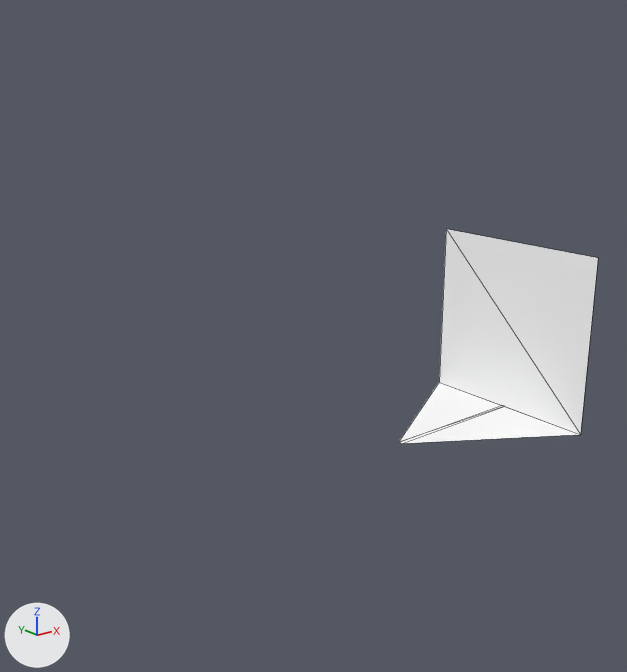
The glTF model models/divider.glb, before and after one commit.
Before and after are seen from a camera (50 mm lens) standing at (-16.15, -2.61, 7.86) and looking at (-6.05, 10.02, 2.81). Arrows for +X, +Y and +Z are at lower left; the lights stay in place. Mesh edges are drawn as thin lines. Where no turn or scale is listed for an object, it has been applied to the vertices. Vertices at the same position are counted once.

In view in the first picture: 'Divider.main.evolution'.
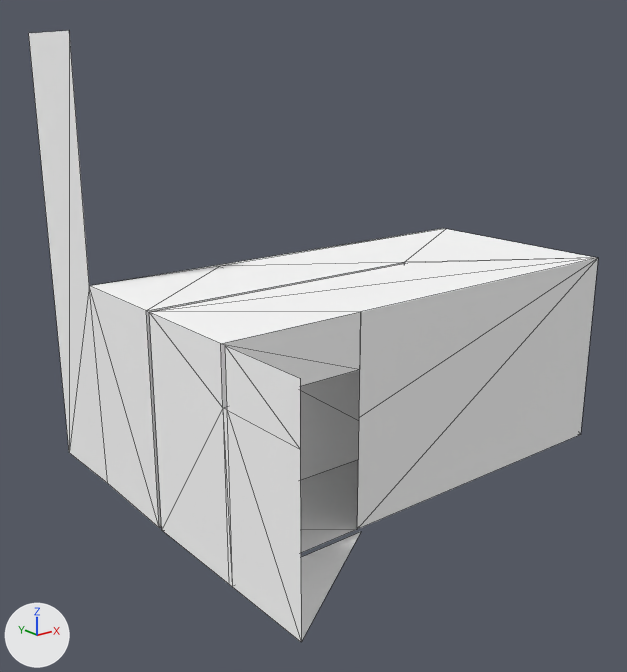
Where the change shows, as pixel boxes [x1, y1, x2, y2] in the pictures (627 x 672 px):
'Divider.main.evolution', reshaped (185% wider, 183% taller): before [399, 229, 598, 444]; after [29, 31, 598, 642]
part 1 of me_room_009, added: after [29, 31, 598, 642]

Patch to the scene script:
```diff
--- a/models/divider.glb.py
+++ b/models/divider.glb.py
@@ mat_wall_material_light_text @@
+mat_wall_material_light_text = principled_material('Wall_material.light.text')
+mat_wall_material_light_text.base_color = (1.0, 1.0, 1.0)  # white #ffffff
+mat_wall_material_light_text.roughness = 0.864
@@ me_room_009 @@
 # used by ob_divider_main_evolution; location = (-8.5, 7.55, 0.0)
-me_room_009.from_pydata(...)  # 8 vertices, 6 faces; spans x 4.69..8.12, y 0.05..4.34, z 0.0..4.0
+me_room_009.from_pydata(...)  # 38 vertices, 54 faces; spans x -1.2..8.12, y -1.82..6.25, z 0.0..8.4
+# me_room_009 part 1
+# 24 vertices are added at x -1.2..4.69, y -1.82..6.25, z 0.0..8.4
+# 6 new vertices lie (0.0, 0.1, 0.0) away from vertices in x -1.2..8.12, y -0.05..4.34, z 0.0..4.0
+# 39 new faces join them, mat_wall_material_light (white #ffffff)
+# 9 new faces join them, mat_wall_material_light_text (white #ffffff)
 me_room_009.materials.append(mat_wall_material_light)
+me_room_009.materials.append(mat_wall_material_light_text)  # white #ffffff
```
